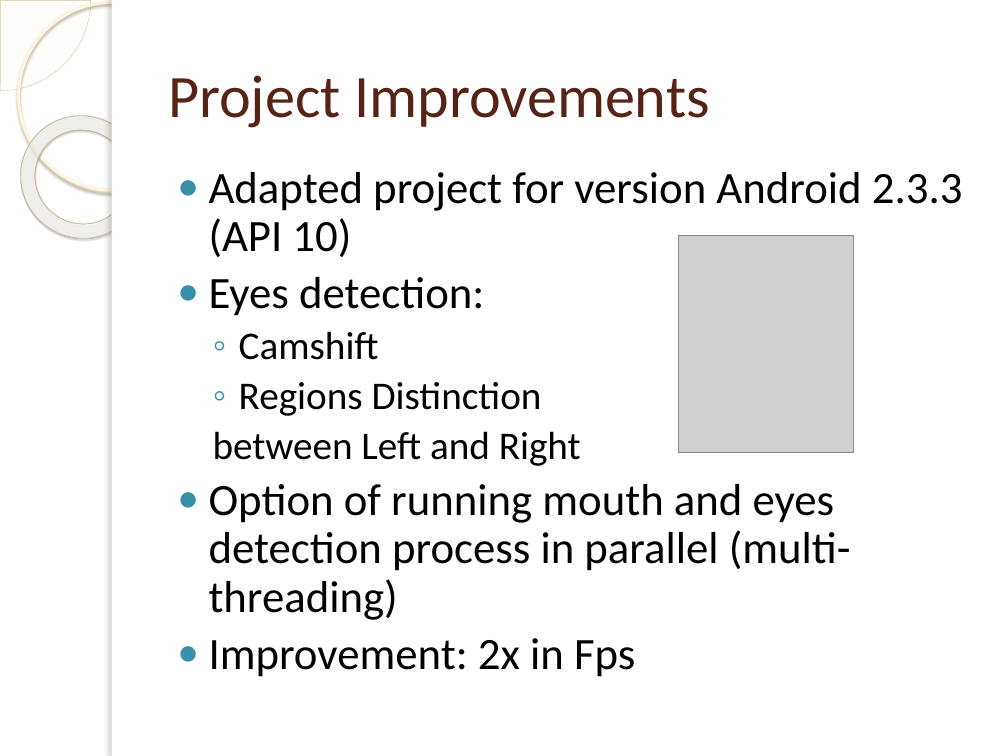
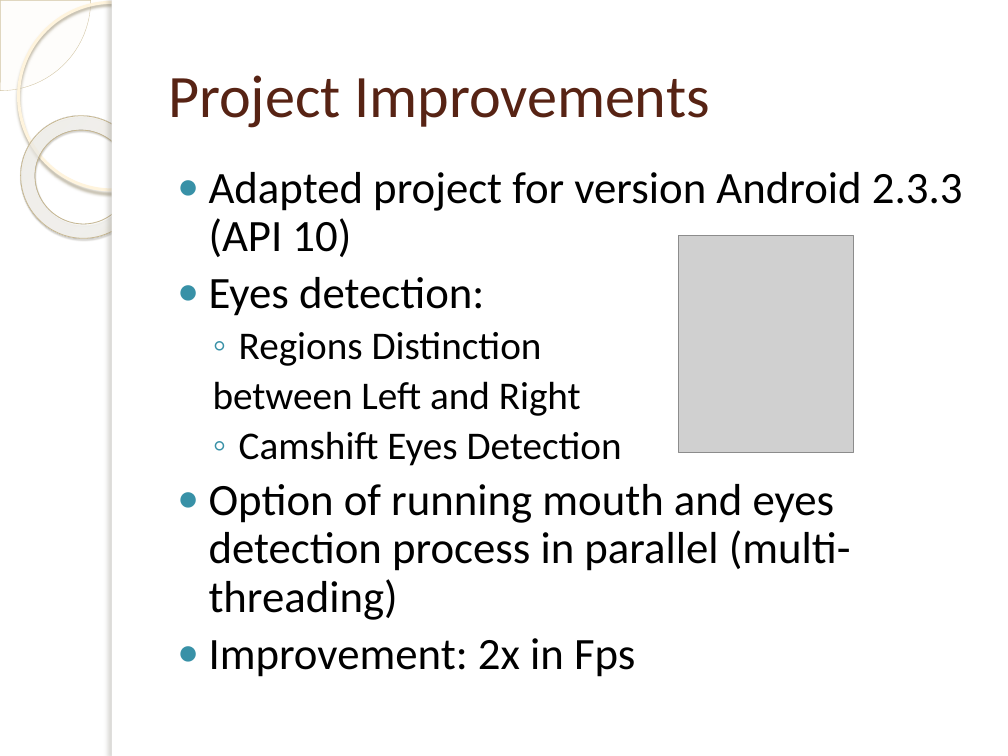
Before and after one commit to OrionGG/ivandroid, a slide deck: slide 9 of Presentacion/doc/EMOTICONIZER.pptx. Drawn at 1008x756 pixels with LibreOffice and Linux fonts; fonts in the diff are those of the drawing; grey boxes stand for pictures; background and template pictures are left out. Boxes give left, top, right and bottom in pixels: in the first picture for what was removed or moved away, otherwise in the second. Text is boxed around its words. In the diff, an @@ line names an element or a change of style, - is before the commit and + after.

```diff
--- a/Presentacion/doc/EMOTICONIZER.pptx
+++ b/Presentacion/doc/EMOTICONIZER.pptx
@@ text at [239, 331, 379, 360]: paragraph removed @@
-  ◦ Camshift
@@ text at [239, 431, 622, 466]: paragraph added @@
+  ◦ Camshift Eyes Detection
```
Also in this commit, not shown: 5 other slides changed, 4 slides added, 1 slide removed.
